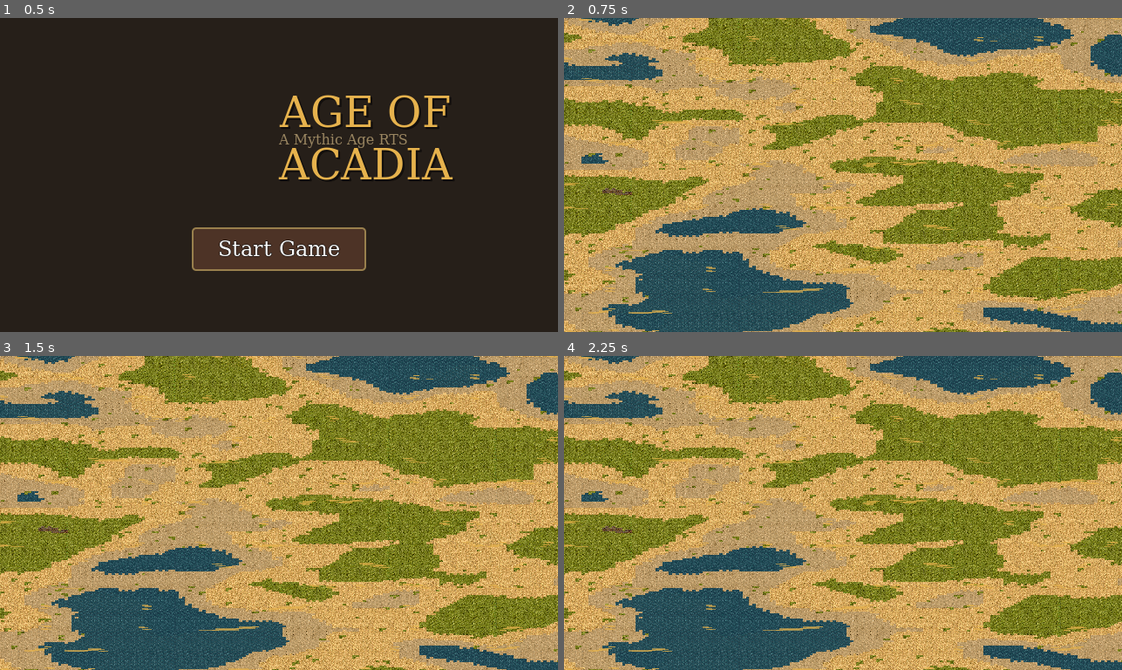
Above: before the commit, frames 1-4 (two rows, left to right).
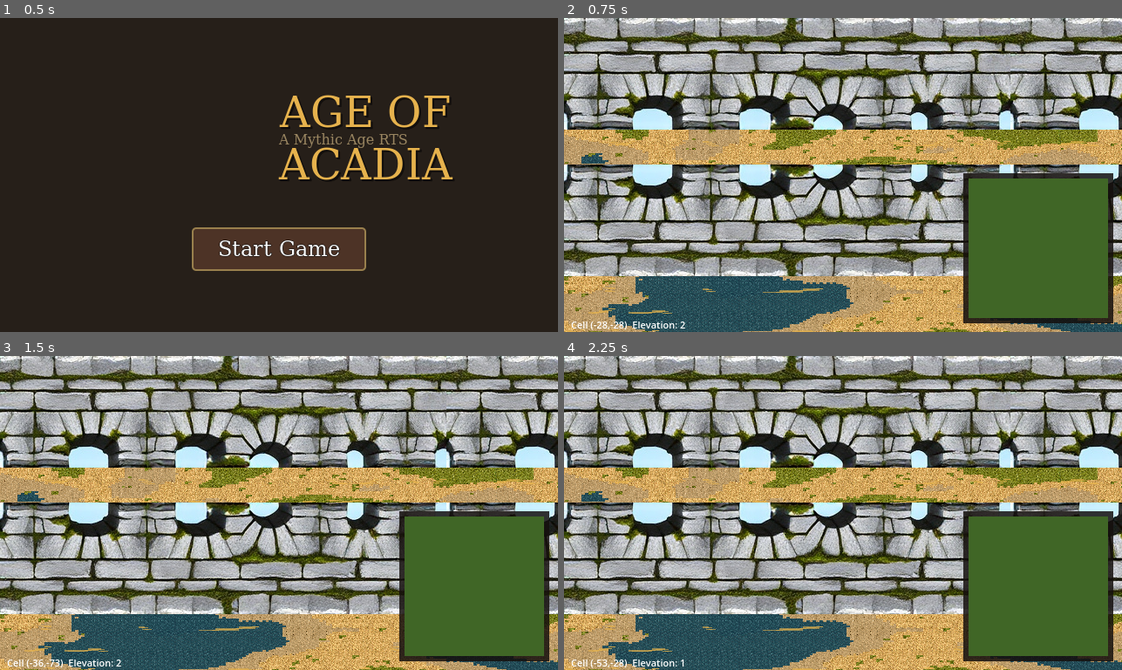
Above: after the commit, the same moments.

Repository: hamiltoncasas/ID0003_AgeOfAcadia
Game: Godot game, scene res://Menu.tscn
Same seed, same stepped clock (60 frames per second), same inputs: the game is played once before the commit and once after it.
Inputs (mouse positions are in pixels of both pictures, inside the frame that each line leads up to):
- Up to frame 1 (0.5 s): no input
- Up to frame 2 (0.75 s): click "Start Game" at 0.5 s
- Up to frame 3 (1.5 s): tap Enter at 1.25 s; move the mouse to (401, 497) at 1.27 s; hold D (ui_right) from 1.28 s (still down); hold F (test_attack) from 1.28 s (still down); click (401, 497) at 1.42 s
- Up to frame 4 (2.25 s): release D (ui_right) at 2 s; release F (test_attack) at 2 s; tap Space at 2 s; drag from (731, 528) to (815, 575) at 2.02 s

Frame 1 is identical in both runs. In frame 2, 75% of the frame differs, in the area x 0-100%, y 0-100%; in frame 3, 75%; in frame 4, 75%.
Error before the commit: Parse Error: Function "get_viewport_rect()" not found in base self. (res://map/GameUI.gd:23)

Commit message:
fix: GameUI — replace get_viewport_rect() with get_viewport().get_visible_rect()

Diff:
--- a/game/map/GameUI.gd
+++ b/game/map/GameUI.gd
@@ -3,71 +3,80 @@
 ## Game UI: stone borders + minimap
 
 func _ready():
-	layer = 100  # On top of everything
-
-	# Stone borders
+	layer = 100
 	_add_stone_borders()
-
-	# Minimap
 	_add_minimap()
 
 
+func _get_vp_size():
+	return get_viewport().get_visible_rect().size
+
+
 func _add_stone_borders():
-	## Add decorative stone borders around the screen
 	var top_tex = load("res://sprites/ui/border_top.png")
-	var corner_tex = load("res://sprites/ui/border_corner.png")
-
-	if not top_tex or not corner_tex:
+	if not top_tex:
 		return
 
-	var vp = get_viewport_rect()
+	var vp = _get_vp_size()
 
-	# Top border (tiled horizontally)
+	# Top border
 	var top = TextureRect.new()
 	top.texture = top_tex
 	top.stretch_mode = TextureRect.STRETCH_TILE
-	top.size = Vector2(vp.size.x, 64)
+	top.size = Vector2(vp.x, 64)
 	top.position = Vector2(0, 0)
+	top.mouse_filter = Control.MOUSE_FILTER_IGNORE
 	add_child(top)
 
 	# Bottom border
 	var bot = TextureRect.new()
 	bot.texture = top_tex
 	bot.stretch_mode = TextureRect.STRETCH_TILE
-	bot.size = Vector2(vp.size.x, 64)
-	bot.position = Vector2(0, vp.size.y - 64)
-	bot.scale = Vector2(1, -1)  # Flip
+	bot.size = Vector2(vp.x, 64)
+	bot.position = Vector2(0, vp.y - 64)
+	bot.scale = Vector2(1, -1)
+	bot.mouse_filter = Control.MOUSE_FILTER_IGNORE
 	add_child(bot)
 
 
 func _add_minimap():
-	## Add minimap at bottom-right corner
-	var vp = get_viewport_rect()
+	var vp = _get_vp_size()
 
-	# Background frame
+	# Frame background
 	var frame = ColorRect.new()
-	frame.color = Color(0.1, 0.1, 0.1, 0.7)
-	frame.size = Vector2(180, 180)
-	frame.position = Vector2(vp.size.x - 190, vp.size.y - 190)
+	frame.name = "MiniFrame"
+	frame.color = Color(0.08, 0.06, 0.05, 0.85)
+	frame.size = Vector2(172, 172)
+	frame.position = Vector2(vp.x - 182, vp.y - 182)
 	add_child(frame)
 
-	# Minimap placeholder
+	# Minimap area
 	var mm = ColorRect.new()
 	mm.name = "Minimap"
-	mm.color = Color(0.3, 0.5, 0.2, 1)
+	mm.color = Color(0.25, 0.4, 0.15, 1)
 	mm.size = Vector2(160, 160)
-	mm.position = Vector2(vp.size.x - 180, vp.size.y - 180)
+	mm.position = Vector2(vp.x - 176, vp.y - 176)
 	add_child(mm)
 
-	# Re-center on resize
-	get_viewport().size_changed.connect(_reposition)
 
+func _process(_delta):
+	# Reposition on resize
+	var vp = _get_vp_size()
 
-func _reposition():
-	var vp = get_viewport_rect()
+	var frame = get_node_or_null("MiniFrame")
+	if frame:
+		frame.position = Vector2(vp.x - 182, vp.y - 182)
+
 	var mm = get_node_or_null("Minimap")
-	var frame = get_node_or_null("Background")
 	if mm:
-		mm.position = Vector2(vp.size.x - 180, vp.size.y - 180)
-	if frame:
-		frame.position = Vector2(vp.size.x - 190, vp.size.y - 190)
+		mm.position = Vector2(vp.x - 176, vp.y - 176)
+
+	# Update border sizes (first child is top border, second is bottom)
+	var children = get_children()
+	if children.size() >= 2:
+		var tb = children[0]
+		var bb = children[1]
+		if tb is TextureRect:
+			tb.size.x = vp.x
+			bb.size.x = vp.x
+			bb.position.y = vp.y - 64
